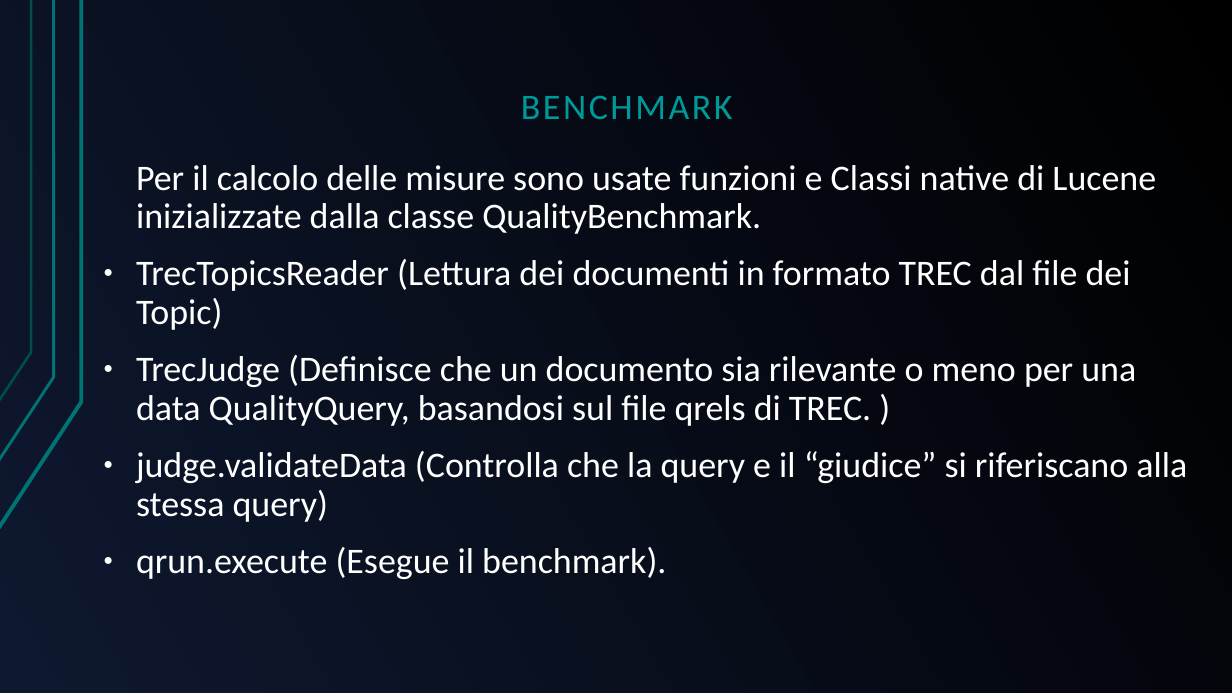
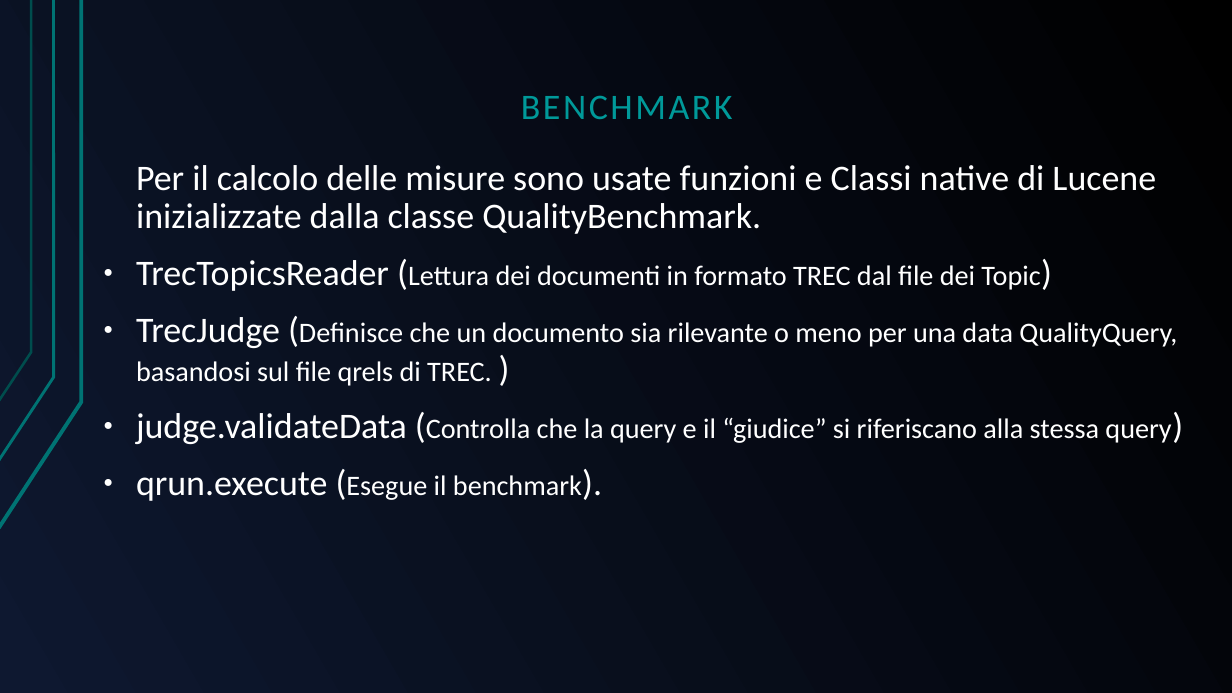
Before and after one commit to GreRagu/ProgettoGavi, a slide deck: slide 16 of Hegregio.odp. Drawn at 1232x693 pixels with LibreOffice and Linux fonts; fonts in the diff are those of the drawing. Boxes give left, top, right and bottom in pixels: in the first picture for what was removed or moved away, otherwise in the second. Text is boxed around its words. In the diff, an @@ line names an element or a change of style, - is before the commit and + after.

```diff
--- a/Hegregio.odp
+++ b/Hegregio.odp
@@ text at [136,260,1177,501]: size 28 to 22 pt in "(Lettura dei documenti in formato TREC dal ...", "(Definisce che un documento sia rilevante o ...", "(Controlla che la query e il “giudice” ...", "(Esegue il benchmark)." @@
```
Also in this commit, not shown: 1 other file.
